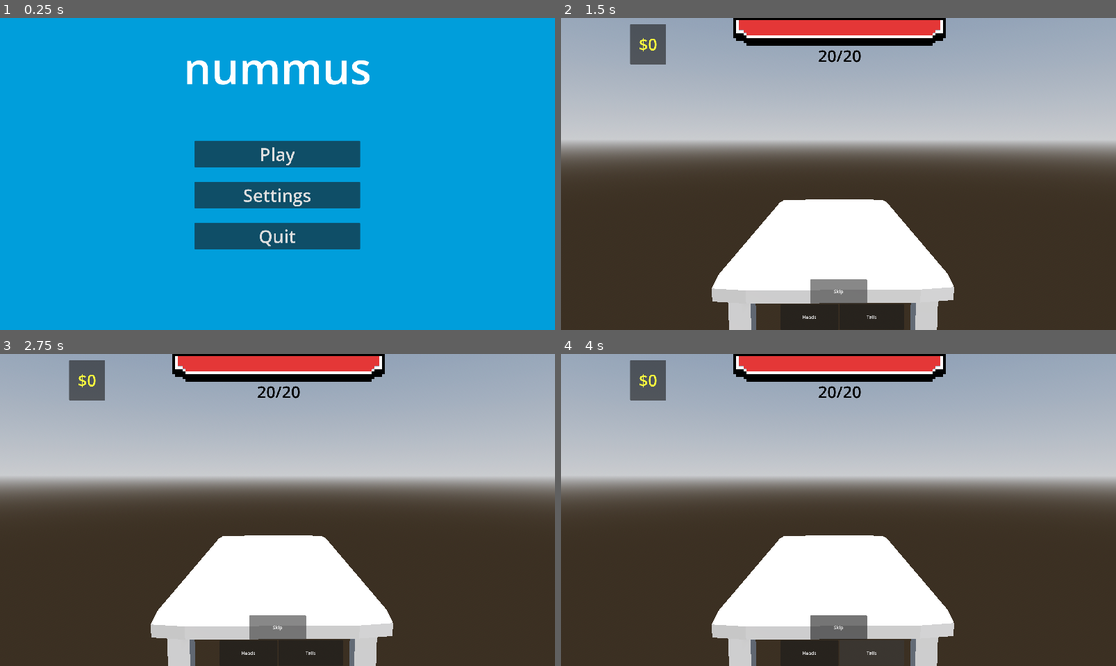
Above: before the commit, frames 1-4 (two rows, left to right).
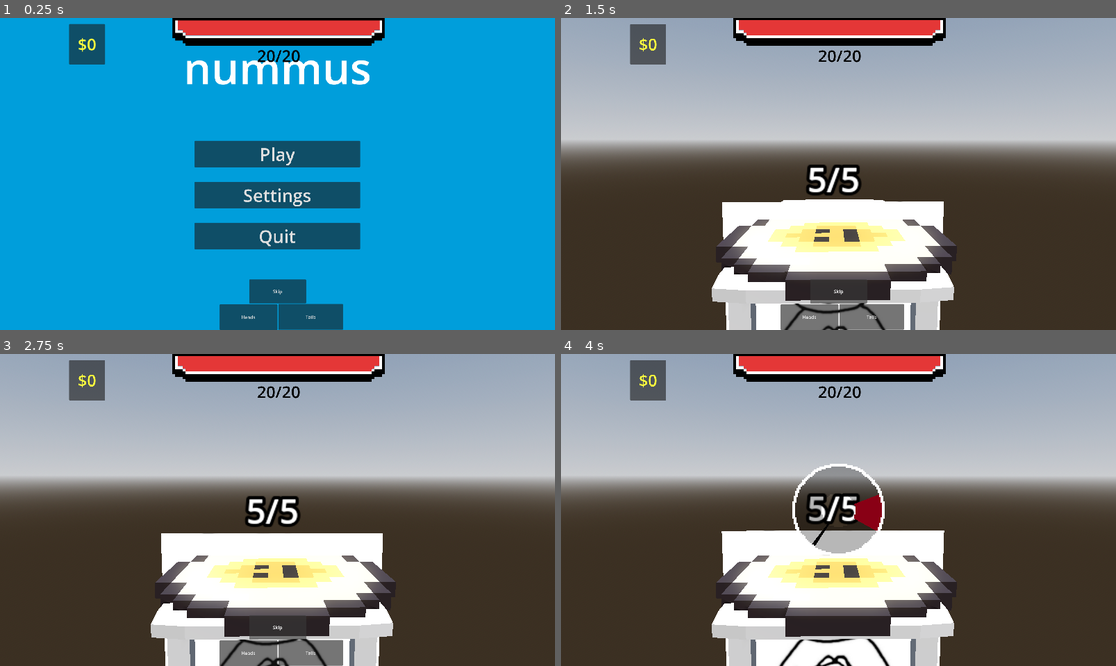
Above: after the commit, the same moments.

Repository: nianjindev/nummus
Game: Godot game, scene res://gui/main_menu.tscn
Two runs of this game, one before a commit and one after it. Both use one fixed random seed, a clock stepped at 60 frames per second and the inputs below.
Inputs (mouse positions are in pixels of both pictures, inside the frame that each line leads up to):
- Up to frame 1 (0.25 s): no input
- Up to frame 2 (1.5 s): click "Play" at 0.5 s; click "Skip" at 1.25 s
- Up to frame 3 (2.75 s): click "Skip" at 2 s
- Up to frame 4 (4 s): click "Heads" at 2.75 s; click (871, 653) at 3.5 s, where only the run before the commit has a clickable "Tails"

The runs differ from the first frame. In frame 1, 7.0% of the frame differs, in the area x 12-70%, y 0-100%; in frame 2, 10%; in frame 3, 10%; in frame 4, 13%, in the area x 28-72%, y 35-100%.

Commit message:
TOTALLY BROKEN

Diff:
--- a/nummus-game/autoload/globals.gd
+++ b/nummus-game/autoload/globals.gd
@@ -1,8 +1,5 @@
 extends Node
 
-#Initialized in  coin_flip_buttons.gd
-var coin_flip_buttons: Control = null
-var next_stage_button: Button = null
 #Player Stats
 var money: int = 0
 var health: int = 20
--- a/nummus-game/autoload/gui_manager.gd
+++ b/nummus-game/autoload/gui_manager.gd
@@ -1,25 +1,30 @@
 extends Node
 
 signal gui_spawned
-
-var global_ui_path: String = "res://gui/global_ui.tscn"
-var game_ui_path: String = "res://gui/game_ui.tscn"
-var skill_check_path: String = "res://gui/skill_check.tscn"
+var all_ui_path: Dictionary[String, String] = {
+	"global_ui_path":"res://gui/global_ui.tscn",
+	"game_ui_path":"res://gui/game_ui.tscn",
+	"skill_check_path":"res://gui/skill_check.tscn"
+}
 
 var global_ui: Control
-var game_iu: Control
+var game_ui: Control
 var skill_check: Control
+var uis: Array[Control] = [global_ui, game_ui, skill_check]
 
 func _ready() -> void:
 	spawn_all.call_deferred()
 
 func spawn_all():
-	global_ui = ResourceLoader.load(global_ui_path).instantiate()
-	game_iu = ResourceLoader.load(game_ui_path).instantiate()
-	skill_check = ResourceLoader.load(skill_check_path).instantiate()
+	for scene in all_ui_path.values():
+		add_scene(scene)
 	gui_spawned.emit()
 
-func show_global_ui():
-	global_ui.visible = true
-func hide_global_ui():
-	global_ui.visible = false
+func _deferred_add_scene(path):
+	# make sure it frees itself after its done
+	var new_scene = ResourceLoader.load(path).instantiate()
+	get_tree().root.add_child(new_scene)
+	return new_scene
+
+func add_scene(path):
+	_deferred_add_scene.call_deferred(path)
--- a/nummus-game/autoload/object_manager.gd
+++ b/nummus-game/autoload/object_manager.gd
@@ -7,15 +7,16 @@
 
 func spawn_base_coin():
 	current_coin = coin_base.instantiate()
-	current_coin.coin_id = preload("res://resources/coins/coin_base.tres")
+	current_coin.coin_id = ResourceLoader.load("res://resources/coins/coin_base.tres")
 	current_coin.position = Vector3(0.367, 0.398, -0.017)
 	current_coin.scale = Vector3(0.08, 0.08, 0.08)
 	current_coin.rotate_y(PI/2)
 	SceneManager.current_scene.add_child.call_deferred(current_coin)
+	print(current_coin.get_parent())
 
 func spawn_base_enemy():
 	current_enemy = enemy_base.instantiate()
-	current_enemy.enemy_id = preload("res://resources/enemies/smug_man.tres")
+	current_enemy.enemy_id = ResourceLoader.load("res://resources/enemies/smug_man.tres")
 	current_enemy.position = Vector3(-1.604,1.4,0.0)
 	current_enemy.rotate_y(PI/2)
 	current_enemy.scale = Vector3(0.2,0.2,0.2)
--- a/nummus-game/autoload/scene_manager.gd
+++ b/nummus-game/autoload/scene_manager.gd
@@ -1,11 +1,13 @@
 extends Node
 
 var current_scene = null
+
 
 func _ready():
 	var root = get_tree().root
 	# Using a negative index counts from the end, so this gets the last child node of `root`.
 	current_scene = root.get_child(-1)
+	print(current_scene)
 
 func _deferred_goto_scene(path):
 	current_scene.free()
@@ -18,14 +20,6 @@
 
 	# Add it to the active scene, as child of root.
 	get_tree().root.add_child(current_scene)
-
+	return
 func goto_scene(path):
 	_deferred_goto_scene.call_deferred(path)
-
-func _deferred_add_scene(path):
-	# make sure it frees itself after its done
-	var new_scene = ResourceLoader.load(path).instantiate()
-	get_tree().root.add_child(new_scene)
-
-func add_scene(path):
-	_deferred_add_scene.call_deferred(path)
--- a/nummus-game/autoload/signalbus.gd
+++ b/nummus-game/autoload/signalbus.gd
@@ -5,7 +5,8 @@
 signal skill_check_finish(success: bool)
 signal change_enemy_health(add: bool, amount: int)
 signal current_enemy_defeated()
-
+signal toggle_ui(show: bool)
+signal level_loaded
 
 func _ready():
 	skill_check_finish.connect(_on_skill_check)
@@ -18,6 +19,5 @@
 		Globals.in_favor = false
 
 func _on_current_enemy_defeated():
-	Globals.coin_flip_buttons.hide()
+	Signalbus.toggle_ui.emit(false)
 	SceneManager.goto_scene("res://stages/shop.tscn")
-	Globals.next_stage_button.show()
--- a/nummus-game/base_level.gd
+++ b/nummus-game/base_level.gd
@@ -1,7 +1,5 @@
 extends Node3D
 
 func _ready() -> void:
-	await GuiManager.gui_spawned
-	GuiManager.show_global_ui()
 	ObjectManager.spawn_base_coin()
 	ObjectManager.spawn_base_enemy()
--- a/nummus-game/base_level.tscn
+++ b/nummus-game/base_level.tscn
@@ -1,10 +1,7 @@
-[gd_scene load_steps=10 format=3 uid="uid://vwukeorb6yvs"]
+[gd_scene load_steps=7 format=3 uid="uid://vwukeorb6yvs"]
 
 [ext_resource type="ArrayMesh" uid="uid://df0dli0p2ydry" path="res://assets/3d/coin_table.obj" id="1_3o4py"]
 [ext_resource type="Script" uid="uid://d22vmb2a3xedj" path="res://base_level.gd" id="1_ftfrf"]
-[ext_resource type="PackedScene" uid="uid://cgkq1874nru5o" path="res://gui/global_ui.tscn" id="2_ftfrf"]
-[ext_resource type="PackedScene" uid="uid://nv30vjbkrio1" path="res://gui/game_ui.tscn" id="3_u2wky"]
-[ext_resource type="PackedScene" uid="uid://dvtnos8vnayja" path="res://gui/skill_check.tscn" id="4_2elnx"]
 
 [sub_resource type="ProceduralSkyMaterial" id="ProceduralSkyMaterial_aqk2v"]
 sky_horizon_color = Color(0.662243, 0.671743, 0.686743, 1)
@@ -46,9 +43,3 @@
 [node name="CollisionShape3D" type="CollisionShape3D" parent="StaticBody3D"]
 transform = Transform3D(1, 0, 0, 0, 1, 0, 0, 0, 1, 0.015075684, 0.375885, 0)
 shape = SubResource("BoxShape3D_pkg7o")
-
-[node name="GlobalUI" parent="." instance=ExtResource("2_ftfrf")]
-
-[node name="GameUI" parent="." instance=ExtResource("3_u2wky")]
-
-[node name="SkillCheck" parent="." instance=ExtResource("4_2elnx")]
--- a/nummus-game/coins/coin_base.gd
+++ b/nummus-game/coins/coin_base.gd
@@ -12,15 +12,18 @@
 var coin_stats: Dictionary
 
 func _ready():
+	# flip signal
 	Signalbus.coin_flipped.connect(flip)
-	self.mesh = coin_id.coin_mesh
-	self.material_override = coin_id.coin_texture
 
+	# instance of coin resources
+	self.material_override = StandardMaterial3D.new()
+	self.material_override.albedo_texture = coin_id.coin_texture
+	self.material_override.texture_filter = 0
 	coin_func = coin_id.coin_effect
 	coin_stats = coin_id.coin_stats
 
 func _on_animation_player_animation_finished(anim_name: StringName) -> void:
-	Globals.coin_flip_buttons.show()
+	Signalbus.toggle_ui.emit(true)
 
 	match anim_name:
 		"flip_heads_success":
@@ -59,7 +62,7 @@
 		# IDEA: maybe being in favor and skipping gives money
 		return
 	else:
-		Globals.coin_flip_buttons.hide()
+		Signalbus.toggle_ui.emit(false)
 
 	var rng = RandomNumberGenerator.new()
 	print("Got signal coin_flipped")
--- a/nummus-game/coins/coin_base.tscn
+++ b/nummus-game/coins/coin_base.tscn
@@ -1,12 +1,7 @@
-[gd_scene load_steps=11 format=3 uid="uid://bgrch5de5xhey"]
+[gd_scene load_steps=9 format=3 uid="uid://bgrch5de5xhey"]
 
 [ext_resource type="Script" uid="uid://3nddafo22hjr" path="res://coins/coin_base.gd" id="1_3p7bc"]
 [ext_resource type="ArrayMesh" uid="uid://blluovflfwqwc" path="res://assets/3d/coin_remapped64.obj" id="1_im0vi"]
-[ext_resource type="Texture2D" uid="uid://dtrmefh7wqlh6" path="res://assets/2d/fbcoin_64fitted.png" id="2_im0vi"]
-
-[sub_resource type="StandardMaterial3D" id="StandardMaterial3D_im0vi"]
-albedo_texture = ExtResource("2_im0vi")
-texture_filter = 0
 
 [sub_resource type="Animation" id="Animation_ldnf3"]
 length = 0.001
@@ -158,7 +153,6 @@
 
 [node name="CoinBase" type="MeshInstance3D"]
 transform = Transform3D(0.1, 0, 0, 0, 0.1, 0, 0, 0, 0.1, 0, 0, 0)
-material_override = SubResource("StandardMaterial3D_im0vi")
 mesh = ExtResource("1_im0vi")
 script = ExtResource("1_3p7bc")
 
--- a/nummus-game/enemies/enemy.tscn
+++ b/nummus-game/enemies/enemy.tscn
@@ -20,18 +20,6 @@
 
 [sub_resource type="Animation" id="Animation_7frlh"]
 length = 0.001
-tracks/0/type = "value"
-tracks/0/imported = false
-tracks/0/enabled = true
-tracks/0/path = NodePath(".:position")
-tracks/0/interp = 1
-tracks/0/loop_wrap = true
-tracks/0/keys = {
-"times": PackedFloat32Array(0),
-"transitions": PackedFloat32Array(1),
-"update": 0,
-"values": [Vector3(0, 0, 0)]
-}
 
 [sub_resource type="Animation" id="Animation_fw1ev"]
 resource_name = "idle"
--- a/nummus-game/gui/coin_flip_buttons.gd
+++ b/nummus-game/gui/coin_flip_buttons.gd
@@ -1,7 +1,10 @@
 extends Control
 
 func _ready():
-	Globals.coin_flip_buttons = $"."
+	Signalbus.toggle_ui.connect(toggle)
+
+func toggle(visible: bool):
+	self.visible = visible
 
 func _on_skip_pressed() -> void:
 	Signalbus.coin_flipped.emit("skip")
--- a/nummus-game/gui/game_ui.tscn
+++ b/nummus-game/gui/game_ui.tscn
@@ -9,6 +9,7 @@
 anchor_bottom = 1.0
 grow_horizontal = 2
 grow_vertical = 2
+mouse_filter = 2
 
 [node name="CoinFlipButtons" type="Control" parent="."]
 anchors_preset = 0
--- a/nummus-game/gui/global_ui.tscn
+++ b/nummus-game/gui/global_ui.tscn
@@ -21,6 +21,7 @@
 anchor_bottom = 1.0
 grow_horizontal = 2
 grow_vertical = 2
+mouse_filter = 2
 metadata/_edit_lock_ = true
 
 [node name="Money" type="Panel" parent="."]
--- a/nummus-game/gui/skill_check.tscn
+++ b/nummus-game/gui/skill_check.tscn
@@ -30,6 +30,7 @@
 grow_vertical = 2
 scale = Vector2(5, 5)
 pivot_offset = Vector2(32, 32)
+mouse_filter = 2
 max_value = 360.0
 step = 0.01
 value = 10.0
--- a/nummus-game/gui/stage.gd
+++ b/nummus-game/gui/stage.gd
@@ -1,8 +1 @@
 extends Control
-
-func _ready():
-	Globals.next_stage_button = $NextStage
-
-func _on_next_stage_pressed() -> void:
-	SceneManager.goto_scene("res://world.tscn")
-	Globals.next_stage_button.hide()
--- a/nummus-game/project.godot
+++ b/nummus-game/project.godot
@@ -48,3 +48,4 @@
 [rendering]
 
 textures/canvas_textures/default_texture_filter=0
+textures/default_filters/use_nearest_mipmap_filter=true
--- a/nummus-game/resources/coins/coin_base.tres
+++ b/nummus-game/resources/coins/coin_base.tres
@@ -1,11 +1,13 @@
-[gd_resource type="Resource" script_class="Coin" load_steps=3 format=3 uid="uid://d35ga8hv2jlvh"]
+[gd_resource type="Resource" script_class="Coin" load_steps=4 format=3 uid="uid://d35ga8hv2jlvh"]
 
 [ext_resource type="Script" uid="uid://c1jkf850n711e" path="res://resources/coins/coin_class.gd" id="1_3i1ip"]
-[ext_resource type="ArrayMesh" uid="uid://bsc4krl7s2wsj" path="res://assets/3d/coin_base.obj" id="1_qhwql"]
+[ext_resource type="ArrayMesh" uid="uid://blluovflfwqwc" path="res://assets/3d/coin_remapped64.obj" id="1_kfhv1"]
+[ext_resource type="Texture2D" uid="uid://dtrmefh7wqlh6" path="res://assets/2d/fbcoin_64fitted.png" id="2_j5nci"]
 
 [resource]
 script = ExtResource("1_3i1ip")
-coin_texture = ExtResource("1_qhwql")
+coin_mesh = ExtResource("1_kfhv1")
+coin_texture = ExtResource("2_j5nci")
 coin_effect = "coin_base"
 coin_stats = Dictionary[String, int]({
 "damage": 5,
--- a/nummus-game/resources/coins/coin_class.gd
+++ b/nummus-game/resources/coins/coin_class.gd
@@ -1,8 +1,7 @@
 extends Resource
 class_name Coin
 
-@export var coin_mesh: Mesh
-@export var coin_texture: StandardMaterial3D
+@export var coin_texture: Texture2D
 @export var coin_effect: String
 @export var has_pre: bool
 @export var coin_stats: Dictionary[String, int]
